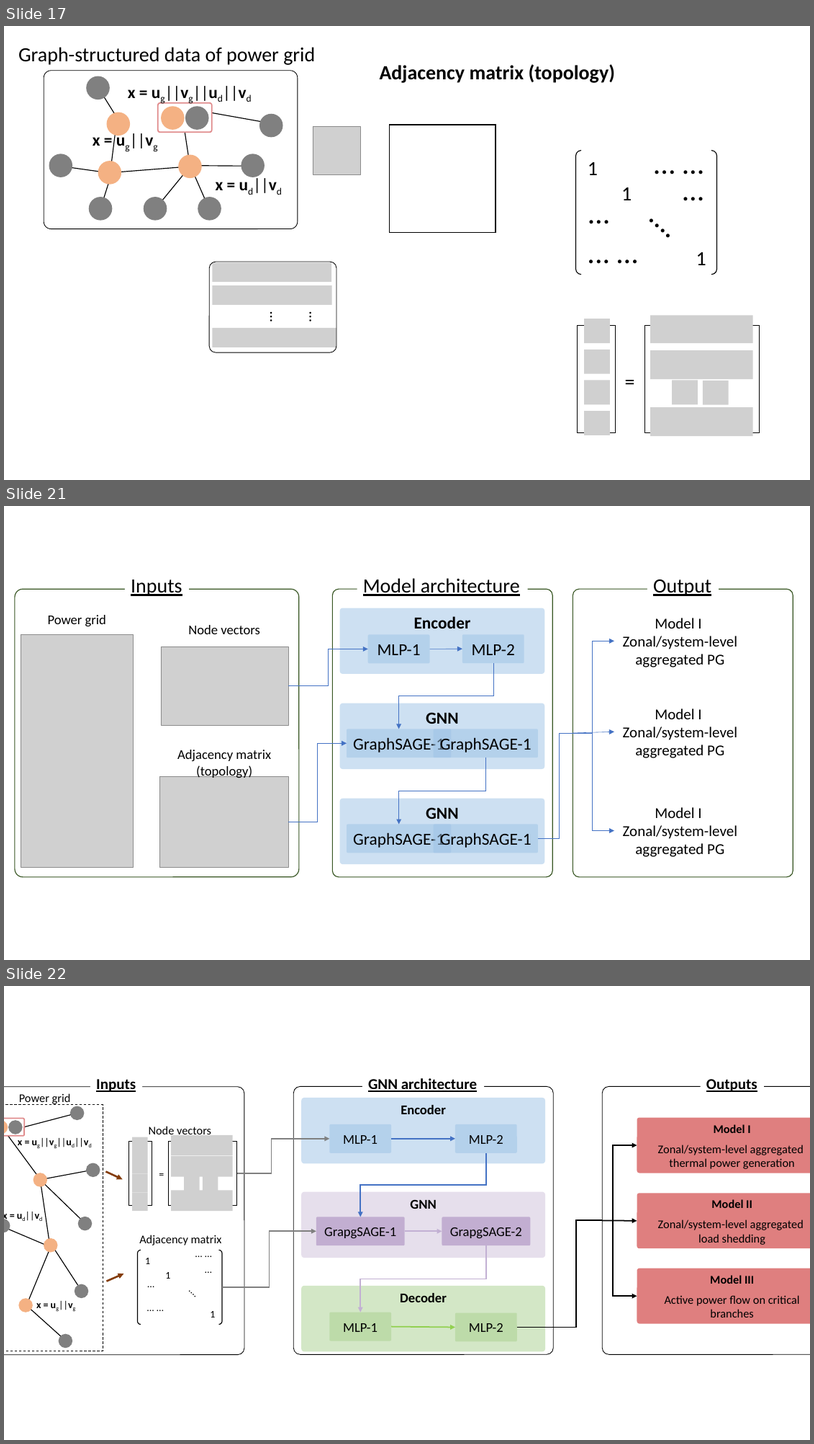
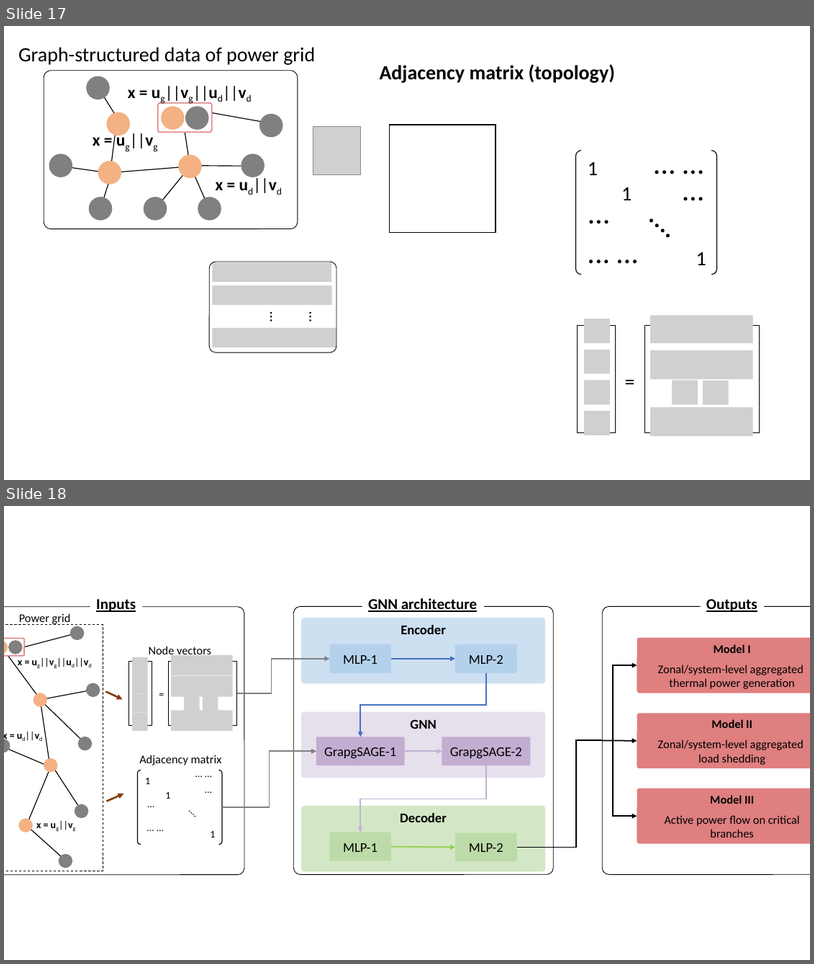
Before and after one commit to yadong-zhang/GNN_SCUC, a slide deck: submission/figures/figs.pptx. Shown one above the other, each under a label of ours: slides 17, 21 and 22 before the commit, slides 17 and 18 after it; the slides between them are not shown. The pictures are 814x1444 and 814x964 pixels, drawn with LibreOffice and Linux fonts; fonts in the diff are those of the drawing; grey boxes stand for pictures. Boxes give left, top, right and bottom in pixels: in the first picture for what was removed or moved away, otherwise in the second. Text is boxed around its words. In the diff, an @@ line names an element or a change of style, - is before the commit and + after.

```diff
--- a/submission/figures/figs.pptx
+++ b/submission/figures/figs.pptx
@@ slide 21 removed at bbox=[4, 506, 810, 960], background #FFFFFF @@
@@ rounded rectangle removed at bbox=[15, 589, 299, 877] @@
@@ text removed at bbox=[131, 579, 182, 596] @@
-Inputs
@@ rounded rectangle removed at bbox=[332, 589, 553, 877] @@
@@ text removed at bbox=[363, 578, 520, 596] @@
-Model architecture
@@ rounded rectangle removed at bbox=[574, 589, 793, 877] @@
@@ text removed at bbox=[653, 579, 712, 596] @@
-Output
@@ rounded rectangle removed at bbox=[340, 608, 545, 674] @@
-Encoder
@@ picture removed at bbox=[21, 634, 134, 867] @@
@@ text removed at bbox=[48, 615, 106, 627] @@
-Power grid
@@ text removed at bbox=[188, 625, 260, 634] @@
-Node vectors
@@ rounded rectangle removed at bbox=[368, 634, 430, 663] @@
-MLP-1
@@ rounded rectangle removed at bbox=[463, 634, 525, 663] @@
-MLP-2
@@ text removed at bbox=[623, 618, 738, 667] @@
-Model I
-Zonal/system-level aggregated PG
@@ picture removed at bbox=[161, 646, 288, 725] @@
@@ elbow arrow removed from (289, 686) to (368, 649) @@
@@ arrow removed from (430, 649) to (463, 649) @@
@@ elbow arrow removed from (574, 733) to (615, 641) @@
@@ elbow arrow removed from (494, 663) to (399, 728) @@
@@ rounded rectangle removed at bbox=[340, 703, 545, 769] @@
-GNN
@@ text removed at bbox=[623, 708, 738, 758] @@
-Model I
-Zonal/system-level aggregated PG
@@ elbow arrow removed from (289, 822) to (347, 743) @@
@@ rounded rectangle removed at bbox=[347, 728, 452, 757] @@
-GraphSAGE-1
@@ rounded rectangle removed at bbox=[434, 728, 538, 757] @@
-GraphSAGE-1
@@ elbow line removed from (538, 838) to (574, 733) @@
@@ arrow removed from (574, 733) to (615, 731) @@
@@ elbow arrow removed from (574, 733) to (615, 830) @@
@@ text removed at bbox=[178, 749, 271, 779] @@
-Adjacency matrix
-(topology)
@@ elbow arrow removed from (486, 758) to (399, 824) @@
@@ picture removed at bbox=[160, 777, 289, 867] @@
@@ rounded rectangle removed at bbox=[340, 798, 545, 864] @@
-GNN
@@ text removed at bbox=[623, 807, 738, 857] @@
-Model I
-Zonal/system-level aggregated PG
@@ rounded rectangle removed at bbox=[347, 824, 452, 852] @@
-GraphSAGE-1
@@ rounded rectangle removed at bbox=[434, 824, 538, 852] @@
-GraphSAGE-1
@@ what was slide 22 is now slide 18 @@
```
Also in this commit, not shown: 1 slide added, 5 other slides removed, 4 other files.
